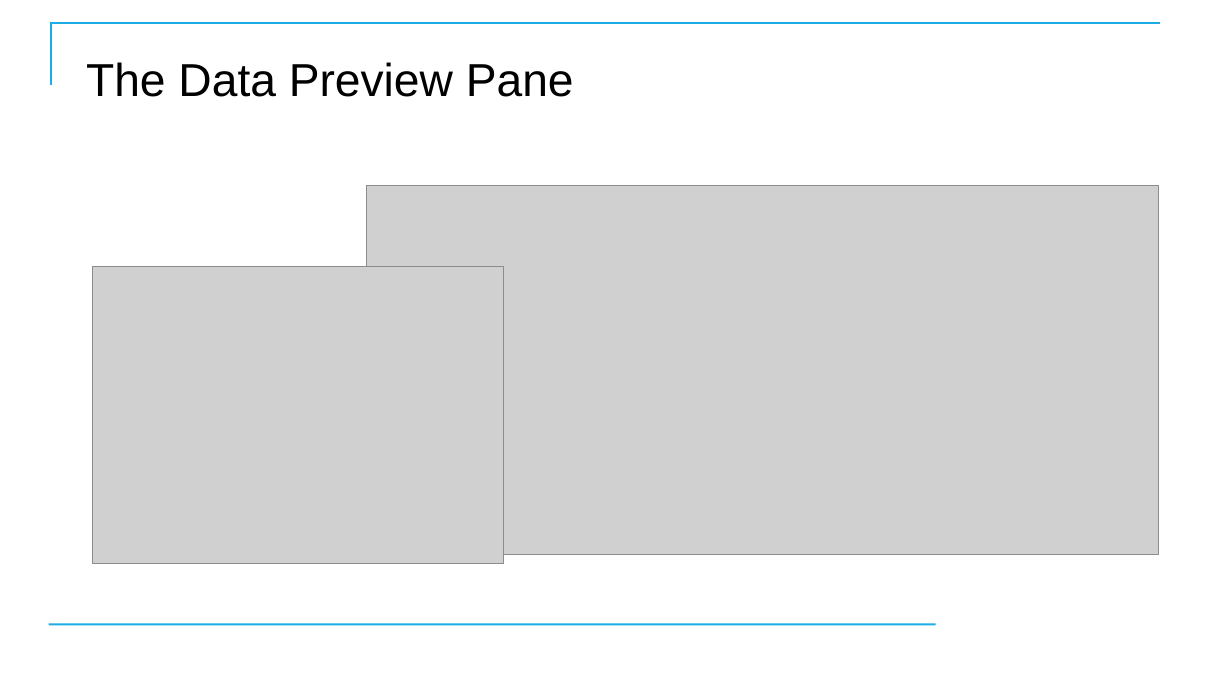
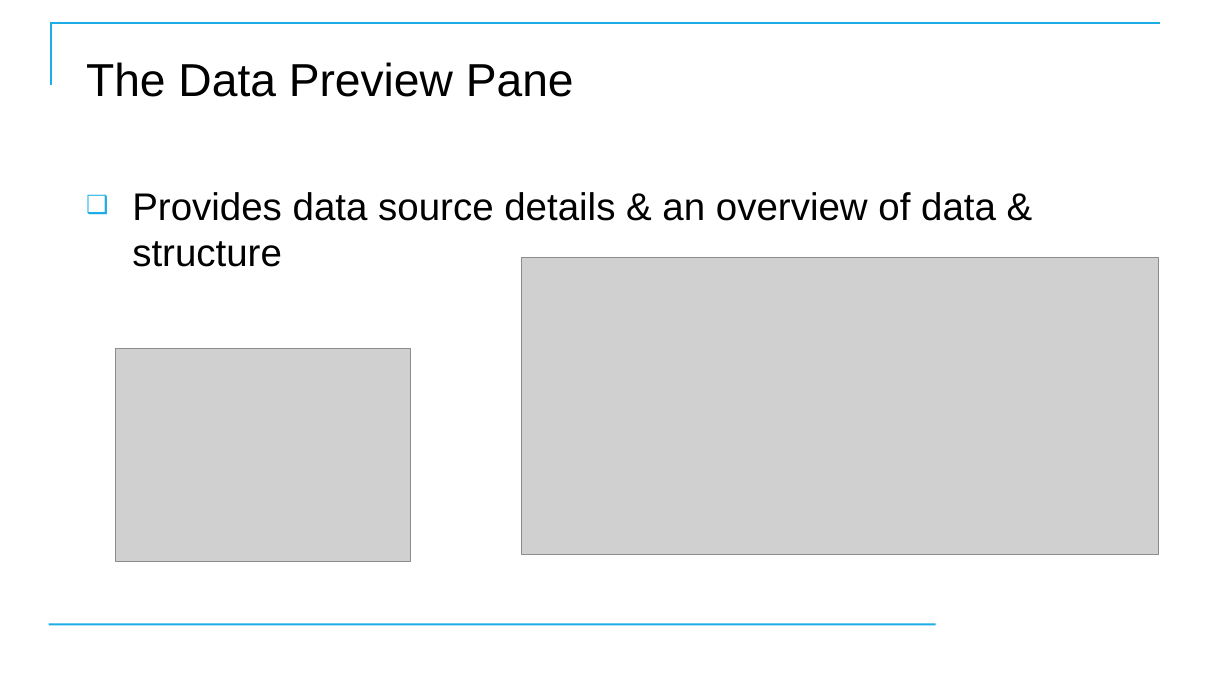
Before and after one commit to CostelloTechnicalConsulting/XTBP10---Tableau-Prep-Introduction, a slide deck: slide 43 of ppt/TableauPrepBuilderIntroV1_1.pptx. Drawn at 1232x693 pixels with LibreOffice and Linux fonts; fonts in the diff are those of the drawing; grey boxes stand for pictures; background and template pictures are left out. Boxes give left, top, right and bottom in pixels: in the first picture for what was removed or moved away, otherwise in the second. Text is boxed around its words. In the diff, an @@ line names an element or a change of style, - is before the commit and + after.

Commit message:
Added data

```diff
--- a/ppt/TableauPrepBuilderIntroV1_1.pptx
+++ b/ppt/TableauPrepBuilderIntroV1_1.pptx
@@ text added at box(132, 192, 996, 267), 30 pt, text #000000 @@
+❑ Provides data source details & an overview of data & structure
@@ picture: place and size @@
-picture at box(367, 186, 1159, 555)
+picture at box(522, 258, 1159, 555)
@@ picture: place and size @@
-picture at box(92, 266, 504, 563)
+picture at box(116, 348, 411, 562)
```
Also in this commit, not shown: 25 other slides changed, 1 slide added, 1 slide removed, 18 other files.
